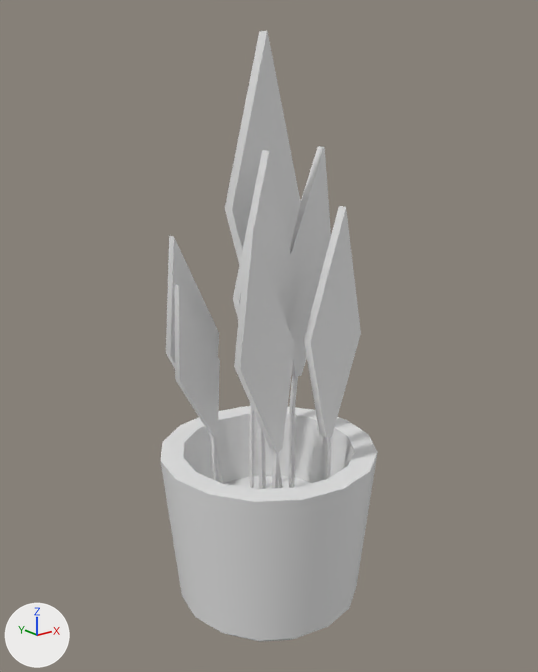
What one commit did to the FBX model Models/Plant 1.fbx.
Both versions are drawn from a camera (50 mm lens) standing at (-1.0, -1.248, 0.962) and looking at (0.011, 0.016, 0.457). The axes (+X, +Y, +Z) are drawn at lower left. The lights are the same throughout. Where no turn or scale is listed for an object, it has been applied to the vertices. Vertices at the same position are counted once.

In view in the first picture: 'plant_1'.
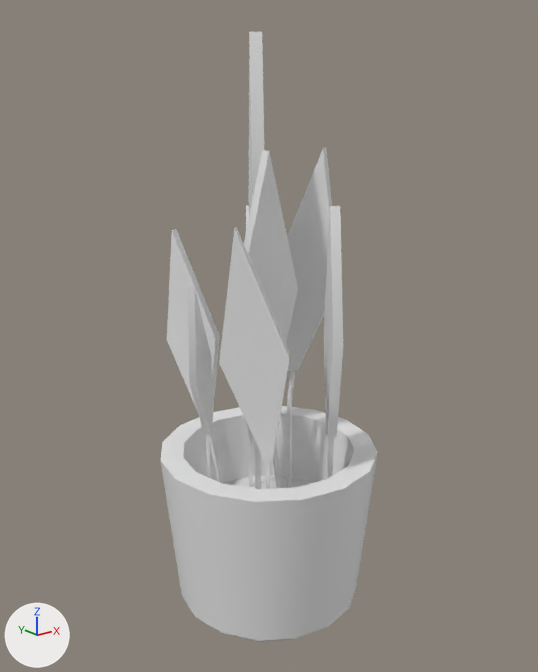
Patch to the scene script:
```diff
--- a/Models/Plant 1.fbx.py
+++ b/Models/Plant 1.fbx.py
@@ me_mesh @@
 me_mesh.from_pydata(...)  # 253 vertices, 244 faces; spans x -0.25..0.263, y -0.244..0.269, z -0.223..1.101
 # used by ob_plant_1; location = (0.0, 0.0, 0.0)
+# me_mesh part 1: the loose piece of 22 vertices spanning x -0.237..-0.109, y 0.005..0.02, z -0.16..0.613 is turned 37.7 degrees about the z axis through its middle
+# me_mesh part 2: the loose piece of 22 vertices spanning x -0.217..-0.021, y 0.069..0.093, z -0.164..0.698 is turned -66.5 degrees about the z axis through its middle
+# me_mesh part 3: the loose piece of 22 vertices spanning x 0.059..0.216, y 0.023..0.045, z -0.169..0.868 is turned -61.8 degrees about the z axis through its middle
+# me_mesh part 4: the loose piece of 18 vertices spanning x 0.002..0.132, y 0.106..0.124, z -0.136..0.727 is turned 50.1 degrees about the z axis through its middle, then moved by (0.0, 0.045, 0.0)
+# me_mesh part 5: the loose piece of 22 vertices spanning x -0.012..0.136, y -0.15..-0.13, z -0.218..0.76 is turned 55 degrees about the z axis through its middle
+# me_mesh part 6: the loose piece of 22 vertices spanning x -0.084..0.105, y 0.02..0.047, z -0.14..1.101 is turned 55.6 degrees about the z axis through its middle, then moved by (0.0, 0.025, 0.0)
+# me_mesh part 7: the loose piece of 22 vertices spanning x -0.17..-0.026, y -0.118..-0.098, z -0.218..0.732 is turned -47.3 degrees about the z axis through its middle, then moved by (-0.027, 0.0, 0.0)
```

Where the change shows, as pixel boxes [x1, y1, x2, y2] in the pictures (538 x 672 px; the box of a moved part takes in the faces that stretch with it):
'plant_1', reshaped: before [160, 31, 378, 642]; after [160, 32, 378, 642]
part 1 of me_mesh, moved or reshaped: before [175, 284, 220, 482]; after [187, 287, 212, 479]
part 2 of me_mesh, moved or reshaped: before [166, 236, 225, 484]; after [167, 229, 224, 484]
part 3 of me_mesh, moved or reshaped: before [289, 146, 331, 488]; after [286, 147, 332, 488]
part 4 of me_mesh, moved or reshaped: before [250, 404, 254, 488]; after [246, 206, 253, 487]
part 5 of me_mesh, moved or reshaped: before [304, 206, 361, 480]; after [324, 206, 343, 479]
part 6 of me_mesh, moved or reshaped: before [225, 31, 301, 489]; after [248, 32, 264, 489]
part 7 of me_mesh, moved or reshaped: before [234, 228, 295, 488]; after [219, 227, 290, 489]
